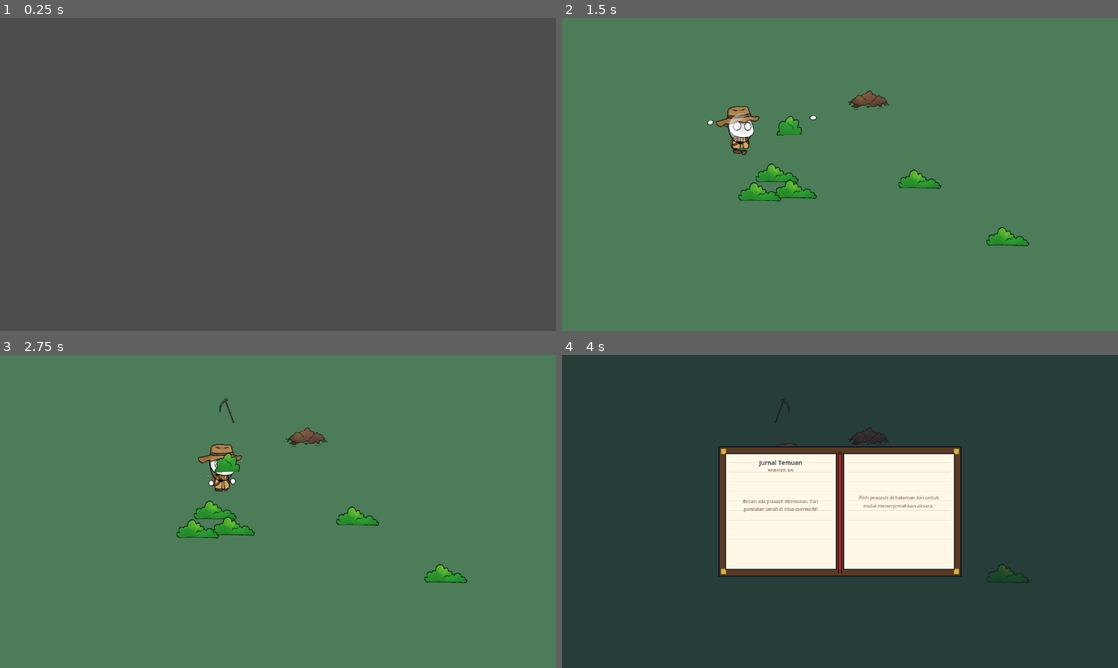
Above: before the commit, frames 1-4 (two rows, left to right).
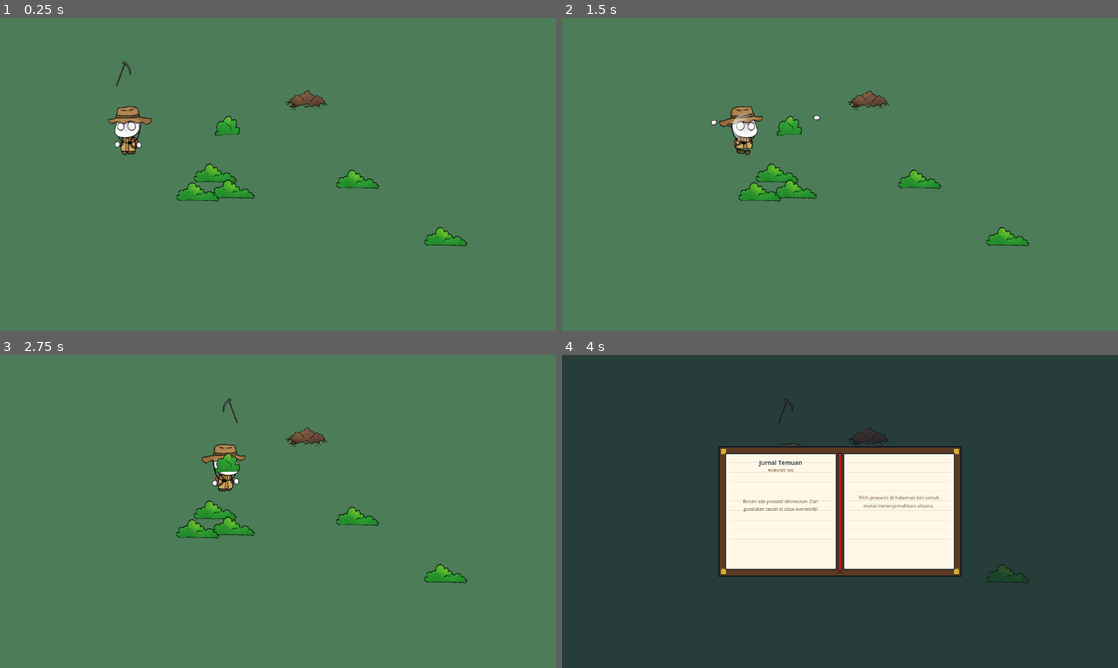
Above: after the commit, the same moments.

Repository: Akabim/arkeolog
Game: Godot game, scene res://src/core/main.tscn
Same seed, same stepped clock (60 frames per second), same inputs: the game is played once before the commit and once after it.
Inputs (mouse positions are in pixels of both pictures, inside the frame that each line leads up to):
- Up to frame 1 (0.25 s): no input
- Up to frame 2 (1.5 s): tap Enter (ui_accept) at 0.5, 0.77 s; move the mouse to (962, 158) at 0.52 s; hold D (move_right) 0.53-1.25 s; hold E (interact) 0.53-1.25 s; click (962, 158) at 0.67 s; drag from (728, 190) to (1006, 249) at 1.27 s
- Up to frame 3 (2.75 s): move the mouse to (333, 442) at 2.02 s; hold D (move_right) from 2.03 s (still down); tap Space at 2.1 s
- Up to frame 4 (4 s): release D (move_right) at 2.75 s; drag from (812, 574) to (1006, 586) at 2.77 s; tap Enter (ui_accept) at 3.5, 3.77 s; move the mouse to (1006, 558) at 3.52 s; hold A (move_left) from 3.53 s (still down); tap I at 3.6 s

The runs differ from the first frame. In frame 1, 100% of the frame differs, in the area x 0-100%, y 0-100%; in frame 2, 0.6%; in frame 3, 0.5%; in frame 4, less than 0.1%.

Commit message:
Remove the TextureBaker completely, allowing stone blocks, sockets, trees, shrubs, dirt mounds, and torches to draw themselves dynamically using standard Node2D vector drawings or direct sprite preloading. This optimizes game startup, eliminates all viewport-based GPU stalls, and fixes headless runtime errors.

Diff:
--- a/src/core/global.gd
+++ b/src/core/global.gd
@@ -48,12 +48,27 @@
 var total_sockets_in_level = 0
 var completed_levels = []
 
-signal baking_completed
-var is_baked: bool = false
+var is_baked: bool = true
 
 func _ready() -> void:
 	setup_input_map()
 	load_relic_blueprints()
+	preload_textures()
+
+func preload_textures() -> void:
+	var paths = {
+		"semak_1": "res://assets/textures/player/envi/semak 1.png",
+		"semak_2": "res://assets/textures/player/envi/semak 2.png",
+		"gundukan_1": "res://assets/textures/player/envi/Gundukan Tanah 1.png",
+		"torch_off": "res://assets/textures/player/Tools/kayu obor.png",
+		"torch_on": "res://assets/textures/player/Tools/obor nyala.png",
+		"batu_1": "res://assets/textures/player/envi/batu 1.png",
+		"rumput_1": "res://assets/textures/player/envi/rumput 1.png",
+	}
+	for key in paths:
+		var p = paths[key]
+		if ResourceLoader.exists(p):
+			textures[key] = load(p)
 
 func load_relic_blueprints() -> void:
 	dictionary.clear()
--- a/src/core/level_base.gd
+++ b/src/core/level_base.gd
@@ -28,17 +28,6 @@
 
 	# If running this level scene directly (F6 standalone test mode)
 	if get_tree().current_scene == self:
-		print("[Level Base] Running in F6 standalone test mode. Initializing Texture Baker...")
-		var baker_script = load("res://src/core/texture_baker.gd")
-		if baker_script:
-			var baker = baker_script.new()
-			add_child(baker)
-			await baker.bake_all_textures()
-			baker.queue_free()
-			Global.is_baked = true
-			Global.baking_completed.emit()
-			print("[Level Base] Texture baking complete for F6 standalone mode!")
-
 		print("[Level Base] Running in F6 standalone test mode. Spawning UI overlays dynamically.")
 
 		# 1. Spawn SFX player node and connect sfx signals
--- a/src/core/main.gd
+++ b/src/core/main.gd
@@ -20,16 +20,6 @@
 	ui_flash.color = Color(1, 1, 1, 0)
 	ui_flash_layer.visible = false
 	victory_ui.visible = false
-
-	# Dynamically instantiate texture baker
-	var baker = Node.new()
-	baker.set_script(preload("res://src/core/texture_baker.gd"))
-	add_child(baker)
-	await baker.bake_all_textures()
-	baker.queue_free()
-
-	Global.is_baked = true
-	Global.baking_completed.emit()
 
 	# Load level 1
 	load_level()
--- a/src/core/texture_baker.gd
+++ /dev/null
@@ -1,115 +0,0 @@
-extends Node
-
-const PLAYER_VISUAL = preload("res://src/entities/player/player_visual.gd")
-const SHRUB_VISUAL = preload("res://src/entities/obstacles/shrub_visual.gd")
-const TREE_VISUAL = preload("res://src/entities/obstacles/tree_visual.gd")
-const DIRT_MOUND_VISUAL = preload("res://src/entities/dirt_mound/dirt_mound_visual.gd")
-const STONE_BLOCK_VISUAL = preload("res://src/entities/stone_block/stone_block_visual.gd")
-const SOCKET_VISUAL = preload("res://src/entities/socket/socket_visual.gd")
-const TORCH_VISUAL = preload("res://src/entities/obstacles/torch_visual.gd")
-
-func bake_all_textures() -> void:
-	print("[Texture Baker] Initiating asset texture loading system...")
-
-	# Basic items (Note: Player uses the custom named 'karakter.png')
-	Global.textures["player"] = await get_texture_or_bake("karakter", PLAYER_VISUAL, {}, Vector2(80, 80))
-	Global.textures["shrub"] = await get_texture_or_bake("shrub", SHRUB_VISUAL, {}, Vector2(36, 36))
-	Global.textures["tree"] = await get_texture_or_bake("tree", TREE_VISUAL, {}, Vector2(64, 96))
-	Global.textures["dirt_mound"] = await get_texture_or_bake("dirt_mound", DIRT_MOUND_VISUAL, {}, Vector2(64, 48))
-
-	# Preload hand-drawn envi assets to avoid disk-read latency during gameplay
-	var tex_s1 = "res://assets/textures/player/envi/semak 1.png"
-	var tex_s2 = "res://assets/textures/player/envi/semak 2.png"
-	if ResourceLoader.exists(tex_s1):
-		Global.textures["semak_1"] = load(tex_s1)
-	if ResourceLoader.exists(tex_s2):
-		Global.textures["semak_2"] = load(tex_s2)
-
-	var tex_m = "res://assets/textures/player/envi/Gundukan Tanah 1.png"
-	if ResourceLoader.exists(tex_m):
-		Global.textures["gundukan_1"] = load(tex_m)
-
-	# Load hand and tools with fallbacks
-	Global.textures["hand"] = load_or_create_fallback("hand", Vector2(16, 16), Color.WHITE)
-	Global.textures["scythe"] = load_or_create_fallback("Tools/scythe", Vector2(32, 32), Color.DARK_GRAY)
-	Global.textures["shovel"] = load_or_create_fallback("Tools/sekop", Vector2(32, 32), Color.GRAY)
-
-	# Torches
-	Global.textures["torch_off"] = await get_texture_or_bake("Tools/kayu obor", TORCH_VISUAL, {"is_lit": false}, Vector2(24, 40))
-	Global.textures["torch_on1"] = await get_texture_or_bake("Tools/obor nyala", TORCH_VISUAL, {"is_lit": true}, Vector2(24, 40))
-	Global.textures["torch_on2"] = await get_texture_or_bake("Tools/obor nyala", TORCH_VISUAL, {"is_lit": true}, Vector2(24, 40))
-
-	# Stone blocks
-	var symbols = ["ha", "na", "ca", "ra", "ka"]
-	for sym in symbols:
-		var key = "stone_" + sym
-		Global.textures[key] = await get_texture_or_bake(key, STONE_BLOCK_VISUAL, {"symbol_char": sym}, Vector2(40, 40))
-
-	# Sockets
-	for sym in symbols:
-		var off_key = "socket_" + sym + "_off"
-		Global.textures[off_key] = await get_texture_or_bake(off_key, SOCKET_VISUAL, {"symbol_char": sym, "is_solved": false, "tolerance_radius": 16.0}, Vector2(48, 48))
-
-		var on_key = "socket_" + sym + "_on"
-		Global.textures[on_key] = await get_texture_or_bake(on_key, SOCKET_VISUAL, {"symbol_char": sym, "is_solved": true, "tolerance_radius": 16.0}, Vector2(48, 48))
-
-	print("[Texture Baker] Texture loading system complete! Cache size: ", Global.textures.size())
-	print("[Texture Baker] Cache keys: ", Global.textures.keys())
-
-# Helper to automatically load PNG files if they exist in assets/textures/ subfolders, otherwise fall back to baking
-func get_texture_or_bake(key: String, script_type, properties: Dictionary, size: Vector2) -> Texture2D:
-	var subfolders = ["player", "environment", "relics", "ui"]
-	for sub in subfolders:
-		var path = "res://assets/textures/" + sub + "/" + key + ".png"
-		if ResourceLoader.exists(path):
-			var tex = load(path)
-			if tex:
-				print("[Texture Baker] SUCCESS: Loaded sprite texture from file -> ", path)
-				return tex
-
-	# Fallback to baking
-	print("[Texture Baker] PENDING: Asset file '", key, "' not found in textures subfolders. Fallback to procedural baking...")
-	return await bake_item(script_type, properties, size)
-
-func load_or_create_fallback(key: String, fallback_size: Vector2, fallback_color: Color) -> Texture2D:
-	var subfolders = ["player", "environment", "relics", "ui"]
-	for sub in subfolders:
-		var path = "res://assets/textures/" + sub + "/" + key + ".png"
-		if ResourceLoader.exists(path):
-			var tex = load(path)
-			if tex:
-				print("[Texture Baker] SUCCESS: Loaded tool/hand texture -> ", path)
-				return tex
-
-	# Fallback: create a small colored square/circle
-	print("[Texture Baker] WARNING: Tool/hand asset '", key, "' not found in structured folders. Creating fallback.")
-	var img = Image.create(int(fallback_size.x), int(fallback_size.y), false, Image.FORMAT_RGBA8)
-	img.fill(fallback_color)
-	return ImageTexture.create_from_image(img)
-
-func bake_item(script_type, properties: Dictionary, size: Vector2) -> Texture2D:
-	var viewport = SubViewport.new()
-	viewport.size = Vector2i(size.x, size.y)
-	viewport.transparent_bg = true
-	viewport.render_target_clear_mode = SubViewport.CLEAR_MODE_ALWAYS
-	viewport.render_target_update_mode = SubViewport.UPDATE_ONCE
-	add_child(viewport)
-
-	var node = Node2D.new()
-	node.set_script(script_type)
-	for prop in properties:
-		node.set(prop, properties[prop])
-
-	node.position = size / 2.0
-	viewport.add_child(node)
-
-	# Wait 2 frames for rendering pipeline compilation
-	await get_tree().process_frame
-	await get_tree().process_frame
-
-	var img = viewport.get_texture().get_image()
-	var tex = ImageTexture.create_from_image(img)
-
-	# Cleanup
-	viewport.queue_free()
-	return tex
--- a/src/entities/dirt_mound/dirt_mound.gd
+++ b/src/entities/dirt_mound/dirt_mound.gd
@@ -23,10 +23,7 @@
 	body_exited.connect(_on_player_exited)
 	prompt.visible = false
 
-	if Global.is_baked:
-		setup_visual()
-	else:
-		Global.baking_completed.connect(setup_visual)
+	setup_visual()
 
 	# If already discovered globally, destroy this mound and spawn the stone block
 	if relic_id in Global.discovered_symbols:
@@ -34,18 +31,16 @@
 		queue_free()
 
 func setup_visual() -> void:
-	# Assign baked sprite texture or load Nesya's new assets from preloaded cache
-	var sprite = Sprite2D.new()
+	# Assign Sprite2D from cache if Nesya's assets exist
 	var tex_mound = Global.textures.get("gundukan_1")
 	if tex_mound:
+		var sprite = Sprite2D.new()
 		sprite.texture = tex_mound
 		sprite.centered = true
 		sprite.offset = Vector2(0, -128)
 		sprite.scale = Vector2(0.45, 0.45)
-	else:
-		sprite.texture = Global.get_texture("dirt_mound")
-	visual.add_child(sprite)
-	visual.set_script(null)
+		visual.add_child(sprite)
+		visual.set_script(null) # Remove vector fallback drawing
 
 
 func _on_player_entered(body: Node2D) -> void:
--- a/src/entities/obstacles/shrub.gd
+++ b/src/entities/obstacles/shrub.gd
@@ -18,25 +18,20 @@
 	health = max_health
 	$BashDetector.body_entered.connect(_on_player_entered)
 
-	if Global.is_baked:
-		setup_visual()
-	else:
-		Global.baking_completed.connect(setup_visual)
+	setup_visual()
 
 func setup_visual() -> void:
-	# Assign baked sprite texture or load Nesya's new assets from preloaded cache
-	var sprite = Sprite2D.new()
+	# Assign Sprite2D from cache if Nesya's assets exist
 	var tex_1 = Global.textures.get("semak_1")
 	var tex_2 = Global.textures.get("semak_2")
 	if tex_1 and tex_2:
+		var sprite = Sprite2D.new()
 		sprite.texture = tex_1 if randf() > 0.5 else tex_2
 		sprite.centered = true
 		sprite.offset = Vector2(0, -128)
 		sprite.scale = Vector2(0.45, 0.45)
-	else:
-		sprite.texture = Global.get_texture("shrub")
-	visual.add_child(sprite)
-	visual.set_script(null)
+		visual.add_child(sprite)
+		visual.set_script(null) # Remove vector fallback drawing
 
 func _process(delta: float) -> void:
 	if shake_amount > 0.1:
--- a/src/entities/obstacles/torch.gd
+++ b/src/entities/obstacles/torch.gd
@@ -4,15 +4,22 @@
 @onready var visual: Node2D = $Visual
 
 var flicker_timer: float = 0.0
-
 var sprite: Sprite2D = null
-var anim_frame: int = 0
 
 func _ready() -> void:
-	# Add Sprite2D for baked texture rendering
-	sprite = Sprite2D.new()
-	sprite.name = "Sprite"
-	visual.add_child(sprite)
+	var tex_off = Global.textures.get("torch_off")
+	var tex_on = Global.textures.get("torch_on")
+	if tex_off and tex_on:
+		sprite = Sprite2D.new()
+		sprite.centered = true
+		sprite.offset = Vector2(0, -128)
+		sprite.scale = Vector2(0.45, 0.45)
+		visual.add_child(sprite)
+	else:
+		# Fallback to vector drawing
+		var visual_script = load("res://src/entities/obstacles/torch_visual.gd")
+		if visual_script:
+			visual.set_script(visual_script)
 
 	update_torch_visual()
 
@@ -23,22 +30,22 @@
 		# Spawn small flame particles
 		Global.play_sfx.emit("torch_light")
 
-# Suppress standard canvas drawing since we render via Sprite2D
-func _draw() -> void:
-	pass
-
 func _process(delta: float) -> void:
 	if is_lit:
 		flicker_timer += delta
 		if flicker_timer >= 0.08: # ~12 FPS
 			flicker_timer = 0.0
-			anim_frame = 1 - anim_frame
-			update_torch_visual()
+			if not sprite:
+				# Vector flicker
+				visual.queue_redraw()
 
 func update_torch_visual() -> void:
-	if not sprite: return
-	if not is_lit:
-		sprite.texture = Global.get_texture("torch_off")
+	if sprite:
+		if not is_lit:
+			sprite.texture = Global.textures.get("torch_off")
+		else:
+			sprite.texture = Global.textures.get("torch_on")
 	else:
-		var tex_key = "torch_on1" if anim_frame == 0 else "torch_on2"
-		sprite.texture = Global.get_texture(tex_key)
+		if "is_lit" in visual:
+			visual.is_lit = is_lit
+			visual.queue_redraw()
--- a/src/entities/obstacles/tree.gd
+++ b/src/entities/obstacles/tree.gd
@@ -6,11 +6,11 @@
 	# Enable Y-sorting on this node
 	y_sort_enabled = true
 
-	# Instantiate sprite with baked texture
-	var sprite = Sprite2D.new()
-	sprite.texture = Global.get_texture("tree")
-	# Center of tree is at (0,0), foliage is offset upwards, trunk is offset downwards
-	# Offset sprite to sit correctly relative to physics collision
-	sprite.offset = Vector2(0, -16)
-	visual.add_child(sprite)
-	visual.set_script(null)
+	# If a tree texture exists in assets, use it. Otherwise, fallback to vector drawing.
+	var tree_tex = Global.textures.get("tree")
+	if tree_tex:
+		var sprite = Sprite2D.new()
+		sprite.texture = tree_tex
+		sprite.offset = Vector2(0, -16)
+		visual.add_child(sprite)
+		visual.set_script(null)
--- a/src/entities/socket/socket.gd
+++ b/src/entities/socket/socket.gd
@@ -8,25 +8,18 @@
 
 var is_solved: bool = false
 
-var sprite: Sprite2D = null
-
 func _ready() -> void:
 	collision_layer = 0
 	collision_mask = 4 # Detect Stone Blocks (Layer 3)
 
-	# Instantiate Sprite2D to hold baked texture
-	sprite = Sprite2D.new()
-	sprite.name = "Sprite"
-	visual.add_child(sprite)
-	visual.set_script(null) # Remove custom drawing
+	update_socket_visual()
 
-	update_socket_texture()
-
-func update_socket_texture() -> void:
-	if not sprite: return
-	var suffix = "_on" if is_solved else "_off"
-	var tex_key = "socket_" + relic_id + suffix
-	sprite.texture = Global.get_texture(tex_key)
+func update_socket_visual() -> void:
+	if visual:
+		visual.symbol_char = symbol_char
+		visual.tolerance_radius = tolerance_radius
+		visual.is_solved = is_solved
+		visual.queue_redraw()
 
 func _physics_process(_delta: float) -> void:
 	var overlapping = get_overlapping_bodies()
@@ -48,17 +41,17 @@
 				Global.play_sfx.emit("socket_lock")
 				Global.camera_shake.emit(1.5, 0.15)
 				check_level_completion()
-				update_socket_texture()
+				update_socket_visual()
 			else:
 				if Global.solved_sockets.has(relic_id):
 					Global.solved_sockets.erase(relic_id)
-				update_socket_texture()
+				update_socket_visual()
 	else:
 		if is_solved:
 			is_solved = false
 			if Global.solved_sockets.has(relic_id):
 				Global.solved_sockets.erase(relic_id)
-			update_socket_texture()
+			update_socket_visual()
 
 func check_level_completion() -> void:
 	if Global.solved_sockets.size() == Global.total_sockets_in_level and Global.total_sockets_in_level > 0:
--- a/src/entities/stone_block/stone_block.gd
+++ b/src/entities/stone_block/stone_block.gd
@@ -16,12 +16,10 @@
 	linear_damp = 12.0
 	angular_damp = 12.0
 
-	# Assign baked sprite texture
-	var tex_key = "stone_" + relic_id
-	var sprite = Sprite2D.new()
-	sprite.texture = Global.get_texture(tex_key)
-	visual.add_child(sprite)
-	visual.set_script(null)
+	# Pass symbol to visual script and trigger draw
+	if visual:
+		visual.symbol_char = symbol_char
+		visual.queue_redraw()
 
 func _physics_process(_delta: float) -> void:
 	# Trigger slight dust particle or sounds if moving fast enough
Not shown, added: assets/textures/player/Char Belakang/Kaki Kanan.png.import
Not shown, added: assets/textures/player/Char Belakang/Kaki Kiri.png.import
Not shown, added: assets/textures/player/Char Belakang/Kepala.png.import
Not shown, added: assets/textures/player/Char Belakang/Tangan Kanan.png.import
Not shown, added: assets/textures/player/Char Belakang/Tangan Kiri.png.import
Not shown, added: assets/textures/player/Char Belakang/Tas.png.import
Not shown, added: assets/textures/player/Char Belakang/Topi.png.import
Not shown, added: assets/textures/player/Char Belakang/badan.png.import
Not shown, added: assets/textures/player/Char depan/Badan.png.import
Not shown, added: assets/textures/player/Char depan/Kaki Kanan.png.import
Not shown, added: assets/textures/player/Char depan/Kaki Kiri.png.import
Not shown, added: assets/textures/player/Char depan/Kepala.png.import
(and 16 more such lines)
